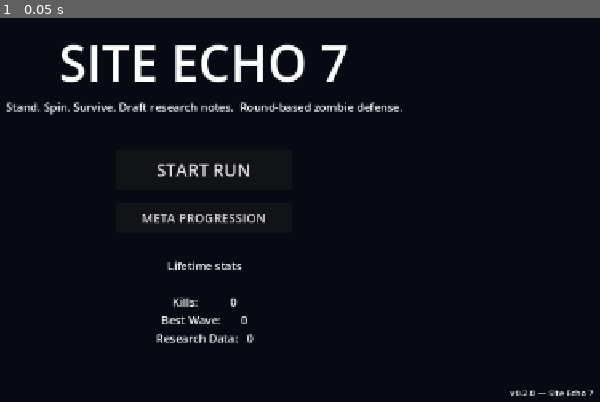
Above: before the commit, frame 1.
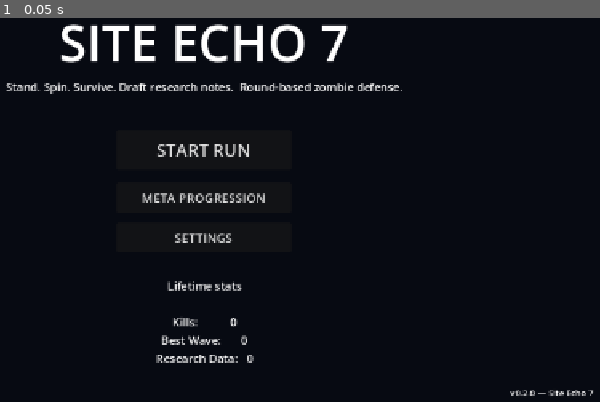
Above: after the commit, the same moment.

Repository: Josh-Buck/site-echo-7
Game: Godot game, scene res://scenes/ui/TitleScreen.tscn
The game is run twice, just before and just after one commit, with the same random seed, the same clock (stepped at 60 frames per second) and the same inputs.
Inputs:
- Up to frame 1 (0.05 s): no input

The runs differ from the first frame. In frame 1, 7.4% of the frame differs, in the area x 1-67%, y 1-90%.

Commit message:
M3c: settings menu (sensitivity + volume), 10 new cards (pool now 20)

Diff:
--- a/autoload/AudioMan.gd
+++ b/autoload/AudioMan.gd
@@ -16,6 +16,8 @@
 func _ready() -> void:
 	print("[AudioMan] ready")
 	_build_pools()
+	# Apply master volume from saved settings (after MetaProgress loads in its _ready).
+	call_deferred("_apply_master_volume")
 	EventBus.weapon_fired.connect(_on_weapon_fired)
 	EventBus.weapon_reloaded.connect(_on_weapon_reloaded)
 	EventBus.enemy_killed.connect(_on_enemy_killed)
@@ -43,6 +45,21 @@
 		return
 	_gesture_received = true
 	print("[AudioMan] first user gesture registered, audio enabled")
+
+func _apply_master_volume() -> void:
+	var vol: float = float(MetaProgress.get_setting("master_volume", 1.0))
+	set_master_volume(vol)
+
+func set_master_volume(linear: float) -> void:
+	var bus := AudioServer.get_bus_index("Master")
+	if bus < 0:
+		return
+	linear = clamp(linear, 0.0, 1.0)
+	if linear <= 0.0001:
+		AudioServer.set_bus_mute(bus, true)
+		return
+	AudioServer.set_bus_mute(bus, false)
+	AudioServer.set_bus_volume_db(bus, linear_to_db(linear))
 
 func can_play() -> bool:
 	return _gesture_received
--- a/autoload/CardSystem.gd
+++ b/autoload/CardSystem.gd
@@ -17,10 +17,20 @@
 	"res://scenes/cards/data/reload_speed.tres",
 	"res://scenes/cards/data/recoil_down.tres",
 	"res://scenes/cards/data/reserve_boost.tres",
+	"res://scenes/cards/data/stockpile.tres",
 	"res://scenes/cards/data/headstrong.tres",
 	"res://scenes/cards/data/marksman.tres",
 	"res://scenes/cards/data/last_round.tres",
 	"res://scenes/cards/data/adrenaline.tres",
+	"res://scenes/cards/data/heavy_mag.tres",
+	"res://scenes/cards/data/lightweight.tres",
+	"res://scenes/cards/data/magnum.tres",
+	"res://scenes/cards/data/surgical.tres",
+	"res://scenes/cards/data/berserker.tres",
+	"res://scenes/cards/data/sniper.tres",
+	"res://scenes/cards/data/field_specialist.tres",
+	"res://scenes/cards/data/glass_cannon.tres",
+	"res://scenes/cards/data/field_trauma.tres",
 ]
 
 func _ready() -> void:
--- a/autoload/MetaProgress.gd
+++ b/autoload/MetaProgress.gd
@@ -7,6 +7,7 @@
 var best_round: int = 0
 var research_data: int = 0
 var unlocks: Dictionary = {}  # unlock_id -> true
+var settings: Dictionary = {}  # key -> value
 
 func _ready() -> void:
 	print("[MetaProgress] ready")
@@ -44,6 +45,7 @@
 	best_round = 0
 	research_data = 0
 	unlocks = {}
+	settings = {}
 	SaveSystem.save_meta()
 
 func to_dict() -> Dictionary:
@@ -53,6 +55,7 @@
 		"best_round": best_round,
 		"research_data": research_data,
 		"unlocks": unlocks,
+		"settings": settings,
 	}
 
 func from_dict(data: Dictionary) -> void:
@@ -61,3 +64,11 @@
 	best_round = data.get("best_round", 0)
 	research_data = data.get("research_data", 0)
 	unlocks = data.get("unlocks", {})
+	settings = data.get("settings", {})
+
+func get_setting(key: String, default_value):
+	return settings.get(key, default_value)
+
+func set_setting(key: String, value) -> void:
+	settings[key] = value
+	SaveSystem.save_meta()
--- /dev/null
+++ b/scenes/cards/data/berserker.tres
@@ -0,0 +1,13 @@
+[gd_resource type="Resource" script_class="CardData" load_steps=2 format=3 uid="uid://b1cardbsrkxyz"]
+
+[ext_resource type="Script" path="res://scenes/cards/data/card_data.gd" id="1_cd"]
+
+[resource]
+script = ExtResource("1_cd")
+id = &"berserker"
+display_name = "Berserker"
+description = "Hold the trigger down. Fire rate +50%, recoil +40%."
+rarity = 1
+draft_weight = 0.65
+fire_rate_mult = 1.5
+recoil_mult = 1.4
--- /dev/null
+++ b/scenes/cards/data/field_specialist.tres
@@ -0,0 +1,15 @@
+[gd_resource type="Resource" script_class="CardData" load_steps=2 format=3 uid="uid://b1cardfsxyz"]
+
+[ext_resource type="Script" path="res://scenes/cards/data/card_data.gd" id="1_cd"]
+
+[resource]
+script = ExtResource("1_cd")
+id = &"field_specialist"
+display_name = "Field Specialist"
+description = "Everything tuned to spec. +20% fire rate, +20% damage, -20% recoil, +20% mag."
+rarity = 2
+draft_weight = 0.3
+fire_rate_mult = 1.2
+damage_mult = 1.2
+recoil_mult = 0.8
+mag_size_mult = 1.2
--- /dev/null
+++ b/scenes/cards/data/field_trauma.tres
@@ -0,0 +1,13 @@
+[gd_resource type="Resource" script_class="CardData" load_steps=2 format=3 uid="uid://b1cardftxyz"]
+
+[ext_resource type="Script" path="res://scenes/cards/data/card_data.gd" id="1_cd"]
+
+[resource]
+script = ExtResource("1_cd")
+id = &"field_trauma"
+display_name = "Field Trauma"
+description = "CURSE: Fire rate +50% but mag size halved. Reload, reload, reload."
+rarity = 3
+draft_weight = 0.4
+fire_rate_mult = 1.5
+mag_size_mult = 0.5
--- /dev/null
+++ b/scenes/cards/data/glass_cannon.tres
@@ -0,0 +1,13 @@
+[gd_resource type="Resource" script_class="CardData" load_steps=2 format=3 uid="uid://b1cardgcxyz"]
+
+[ext_resource type="Script" path="res://scenes/cards/data/card_data.gd" id="1_cd"]
+
+[resource]
+script = ExtResource("1_cd")
+id = &"glass_cannon"
+display_name = "Glass Cannon"
+description = "CURSE: Damage +100% but recoil +75%. Pray you can aim."
+rarity = 3
+draft_weight = 0.4
+damage_mult = 2.0
+recoil_mult = 1.75
--- /dev/null
+++ b/scenes/cards/data/heavy_mag.tres
@@ -0,0 +1,13 @@
+[gd_resource type="Resource" script_class="CardData" load_steps=2 format=3 uid="uid://b1cardhmxyz"]
+
+[ext_resource type="Script" path="res://scenes/cards/data/card_data.gd" id="1_cd"]
+
+[resource]
+script = ExtResource("1_cd")
+id = &"heavy_mag"
+display_name = "Heavy Mag"
+description = "Drum-fed conversion. Mag size +100% but reloads 50% slower."
+rarity = 1
+draft_weight = 0.7
+mag_size_mult = 2.0
+reload_time_mult = 1.5
--- /dev/null
+++ b/scenes/cards/data/lightweight.tres
@@ -0,0 +1,13 @@
+[gd_resource type="Resource" script_class="CardData" load_steps=2 format=3 uid="uid://b1cardlwxyz"]
+
+[ext_resource type="Script" path="res://scenes/cards/data/card_data.gd" id="1_cd"]
+
+[resource]
+script = ExtResource("1_cd")
+id = &"lightweight"
+display_name = "Lightweight Components"
+description = "Stripped frame: fire rate +40%, damage -15%."
+rarity = 1
+draft_weight = 0.7
+fire_rate_mult = 1.4
+damage_mult = 0.85
--- /dev/null
+++ b/scenes/cards/data/magnum.tres
@@ -0,0 +1,13 @@
+[gd_resource type="Resource" script_class="CardData" load_steps=2 format=3 uid="uid://b1cardmagnxyz"]
+
+[ext_resource type="Script" path="res://scenes/cards/data/card_data.gd" id="1_cd"]
+
+[resource]
+script = ExtResource("1_cd")
+id = &"magnum_frame"
+display_name = "Magnum Frame"
+description = "Reworked caliber: damage +50% but mag size -25%."
+rarity = 1
+draft_weight = 0.7
+damage_mult = 1.5
+mag_size_mult = 0.75
--- /dev/null
+++ b/scenes/cards/data/sniper.tres
@@ -0,0 +1,13 @@
+[gd_resource type="Resource" script_class="CardData" load_steps=2 format=3 uid="uid://b1cardsnpxyz"]
+
+[ext_resource type="Script" path="res://scenes/cards/data/card_data.gd" id="1_cd"]
+
+[resource]
+script = ExtResource("1_cd")
+id = &"sniper"
+display_name = "Sniper"
+description = "One shot, one kill. Headshot damage +75%. Fire rate -20%."
+rarity = 2
+draft_weight = 0.35
+headshot_mult_mult = 1.75
+fire_rate_mult = 0.8
--- /dev/null
+++ b/scenes/cards/data/stockpile.tres
@@ -0,0 +1,12 @@
+[gd_resource type="Resource" script_class="CardData" load_steps=2 format=3 uid="uid://b1cardstockxyz"]
+
+[ext_resource type="Script" path="res://scenes/cards/data/card_data.gd" id="1_cd"]
+
+[resource]
+script = ExtResource("1_cd")
+id = &"stockpile"
+display_name = "Stockpile"
+description = "Twice the reserve ammo across all weapons."
+rarity = 0
+draft_weight = 1.0
+reserve_mult = 2.0
--- /dev/null
+++ b/scenes/cards/data/surgical.tres
@@ -0,0 +1,13 @@
+[gd_resource type="Resource" script_class="CardData" load_steps=2 format=3 uid="uid://b1cardsurgxyz"]
+
+[ext_resource type="Script" path="res://scenes/cards/data/card_data.gd" id="1_cd"]
+
+[resource]
+script = ExtResource("1_cd")
+id = &"surgical"
+display_name = "Surgical"
+description = "Aim small, miss small. Headshot damage +60%, body damage -10%."
+rarity = 1
+draft_weight = 0.65
+headshot_mult_mult = 1.6
+damage_mult = 0.9
--- a/scenes/player/Player.gd
+++ b/scenes/player/Player.gd
@@ -3,6 +3,9 @@
 @export var mouse_sensitivity: float = 0.002
 @export var pitch_min_deg: float = -85.0
 @export var pitch_max_deg: float = 85.0
+
+func _get_sensitivity() -> float:
+	return float(MetaProgress.get_setting("mouse_sensitivity", mouse_sensitivity))
 
 @onready var camera_pivot: Node3D = $CameraPivot
 @onready var camera: Camera3D = $CameraPivot/Camera3D
@@ -35,8 +38,9 @@
 			get_viewport().set_input_as_handled()
 			return
 	if event is InputEventMouseMotion and Input.mouse_mode == Input.MOUSE_MODE_CAPTURED:
-		_yaw -= event.relative.x * mouse_sensitivity
-		_pitch -= event.relative.y * mouse_sensitivity
+		var sens := _get_sensitivity()
+		_yaw -= event.relative.x * sens
+		_pitch -= event.relative.y * sens
 		_pitch = clamp(_pitch, deg_to_rad(pitch_min_deg), deg_to_rad(pitch_max_deg))
 	elif event.is_action_pressed("pause"):
 		# Toggle pointer lock — useful for debugging in browser
--- /dev/null
+++ b/scenes/ui/SettingsScreen.gd
@@ -0,0 +1,46 @@
+extends Control
+
+@onready var sens_slider: HSlider = $VBox/SensRow/SensSlider
+@onready var sens_value_label: Label = $VBox/SensRow/SensValueLabel
+@onready var vol_slider: HSlider = $VBox/VolRow/VolSlider
+@onready var vol_value_label: Label = $VBox/VolRow/VolValueLabel
+@onready var back_button: Button = $VBox/BackButton
+
+const DEFAULT_SENS: float = 0.002
+const SENS_MIN: float = 0.0005
+const SENS_MAX: float = 0.006
+
+func _ready() -> void:
+	Input.set_mouse_mode(Input.MOUSE_MODE_VISIBLE)
+	sens_slider.min_value = SENS_MIN
+	sens_slider.max_value = SENS_MAX
+	sens_slider.step = 0.0001
+	sens_slider.value = float(MetaProgress.get_setting("mouse_sensitivity", DEFAULT_SENS))
+	_update_sens_label()
+	vol_slider.min_value = 0.0
+	vol_slider.max_value = 1.0
+	vol_slider.step = 0.05
+	vol_slider.value = float(MetaProgress.get_setting("master_volume", 1.0))
+	_update_vol_label()
+	sens_slider.value_changed.connect(_on_sens_changed)
+	vol_slider.value_changed.connect(_on_vol_changed)
+	back_button.pressed.connect(_on_back_pressed)
+
+func _on_sens_changed(v: float) -> void:
+	MetaProgress.set_setting("mouse_sensitivity", v)
+	_update_sens_label()
+
+func _on_vol_changed(v: float) -> void:
+	MetaProgress.set_setting("master_volume", v)
+	AudioMan.set_master_volume(v)
+	_update_vol_label()
+
+func _update_sens_label() -> void:
+	sens_value_label.text = "%.4f" % sens_slider.value
+
+func _update_vol_label() -> void:
+	vol_value_label.text = "%d%%" % int(round(vol_slider.value * 100.0))
+
+func _on_back_pressed() -> void:
+	AudioMan.play_sfx("ui_click")
+	get_tree().change_scene_to_file("res://scenes/ui/TitleScreen.tscn")
--- /dev/null
+++ b/scenes/ui/SettingsScreen.tscn
@@ -0,0 +1,107 @@
+[gd_scene load_steps=3 format=3 uid="uid://b1settingsxyz"]
+
+[ext_resource type="Script" path="res://scenes/ui/SettingsScreen.gd" id="1_set"]
+
+[sub_resource type="StyleBoxFlat" id="StyleBoxFlat_bg"]
+bg_color = Color(0.03, 0.04, 0.07, 1)
+
+[node name="SettingsScreen" type="Control"]
+anchors_preset = 15
+anchor_right = 1.0
+anchor_bottom = 1.0
+grow_horizontal = 2
+grow_vertical = 2
+
+[node name="Background" type="PanelContainer" parent="."]
+anchors_preset = 15
+anchor_right = 1.0
+anchor_bottom = 1.0
+grow_horizontal = 2
+grow_vertical = 2
+mouse_filter = 2
+theme_override_styles/panel = SubResource("StyleBoxFlat_bg")
+
+[node name="VBox" type="VBoxContainer" parent="."]
+anchors_preset = 8
+anchor_left = 0.5
+anchor_top = 0.5
+anchor_right = 0.5
+anchor_bottom = 0.5
+offset_left = -360.0
+offset_top = -240.0
+offset_right = 360.0
+offset_bottom = 240.0
+grow_horizontal = 2
+grow_vertical = 2
+alignment = 1
+
+[node name="TitleLabel" type="Label" parent="VBox"]
+layout_mode = 2
+theme_override_font_sizes/font_size = 44
+text = "SETTINGS"
+horizontal_alignment = 1
+
+[node name="Spacer1" type="Control" parent="VBox"]
+layout_mode = 2
+custom_minimum_size = Vector2(0, 40)
+
+[node name="SensRow" type="HBoxContainer" parent="VBox"]
+layout_mode = 2
+custom_minimum_size = Vector2(700, 50)
+
+[node name="SensLabel" type="Label" parent="VBox/SensRow"]
+layout_mode = 2
+size_flags_horizontal = 3
+theme_override_font_sizes/font_size = 20
+text = "Mouse Sensitivity"
+
+[node name="SensSlider" type="HSlider" parent="VBox/SensRow"]
+layout_mode = 2
+size_flags_horizontal = 3
+custom_minimum_size = Vector2(360, 40)
+
+[node name="SensValueLabel" type="Label" parent="VBox/SensRow"]
+layout_mode = 2
+size_flags_horizontal = 3
+custom_minimum_size = Vector2(120, 0)
+theme_override_font_sizes/font_size = 20
+text = "0.002"
+horizontal_alignment = 2
+
+[node name="Spacer2" type="Control" parent="VBox"]
+layout_mode = 2
+custom_minimum_size = Vector2(0, 20)
+
+[node name="VolRow" type="HBoxContainer" parent="VBox"]
+layout_mode = 2
+custom_minimum_size = Vector2(700, 50)
+
+[node name="VolLabel" type="Label" parent="VBox/VolRow"]
+layout_mode = 2
+size_flags_horizontal = 3
+theme_override_font_sizes/font_size = 20
+text = "Master Volume"
+
+[node name="VolSlider" type="HSlider" parent="VBox/VolRow"]
+layout_mode = 2
+size_flags_horizontal = 3
+custom_minimum_size = Vector2(360, 40)
+
+[node name="VolValueLabel" type="Label" parent="VBox/VolRow"]
+layout_mode = 2
+size_flags_horizontal = 3
+custom_minimum_size = Vector2(120, 0)
+theme_override_font_sizes/font_size = 20
+text = "100%"
+horizontal_alignment = 2
+
+[node name="Spacer3" type="Control" parent="VBox"]
+layout_mode = 2
+custom_minimum_size = Vector2(0, 48)
+
+[node name="BackButton" type="Button" parent="VBox"]
+layout_mode = 2
+size_flags_horizontal = 4
+custom_minimum_size = Vector2(220, 48)
+theme_override_font_sizes/font_size = 20
+text = "BACK TO MENU"
--- a/scenes/ui/TitleScreen.gd
+++ b/scenes/ui/TitleScreen.gd
@@ -5,12 +5,14 @@
 @onready var stats_label: Label = $VBox/StatsLabel
 @onready var start_button: Button = $VBox/StartButton
 @onready var meta_button: Button = $VBox/MetaButton
+@onready var settings_button: Button = $VBox/SettingsButton
 @onready var version_label: Label = $VersionLabel
 
 func _ready() -> void:
 	Input.set_mouse_mode(Input.MOUSE_MODE_VISIBLE)
 	start_button.pressed.connect(_on_start_pressed)
 	meta_button.pressed.connect(_on_meta_pressed)
+	settings_button.pressed.connect(_on_settings_pressed)
 	_refresh_stats()
 	version_label.text = "v0.2.0 — Site Echo 7"
 	print("[TitleScreen] ready, start_button=", start_button)
@@ -19,6 +21,11 @@
 	AudioMan.register_first_gesture()
 	AudioMan.play_sfx("ui_click")
 	get_tree().change_scene_to_file("res://scenes/ui/MetaScreen.tscn")
+
+func _on_settings_pressed() -> void:
+	AudioMan.register_first_gesture()
+	AudioMan.play_sfx("ui_click")
+	get_tree().change_scene_to_file("res://scenes/ui/SettingsScreen.tscn")
 
 func _refresh_stats() -> void:
 	var lines: Array[String] = []
--- a/scenes/ui/TitleScreen.tscn
+++ b/scenes/ui/TitleScreen.tscn
@@ -69,6 +69,17 @@
 theme_override_font_sizes/font_size = 20
 text = "META PROGRESSION"
 
+[node name="SpacerBetweenButtons2" type="Control" parent="VBox"]
+layout_mode = 2
+custom_minimum_size = Vector2(0, 8)
+
+[node name="SettingsButton" type="Button" parent="VBox"]
+layout_mode = 2
+size_flags_horizontal = 4
+custom_minimum_size = Vector2(280, 48)
+theme_override_font_sizes/font_size = 20
+text = "SETTINGS"
+
 [node name="Spacer2" type="Control" parent="VBox"]
 layout_mode = 2
 custom_minimum_size = Vector2(0, 32)
Not shown, changed: docs/test-backlog.md
